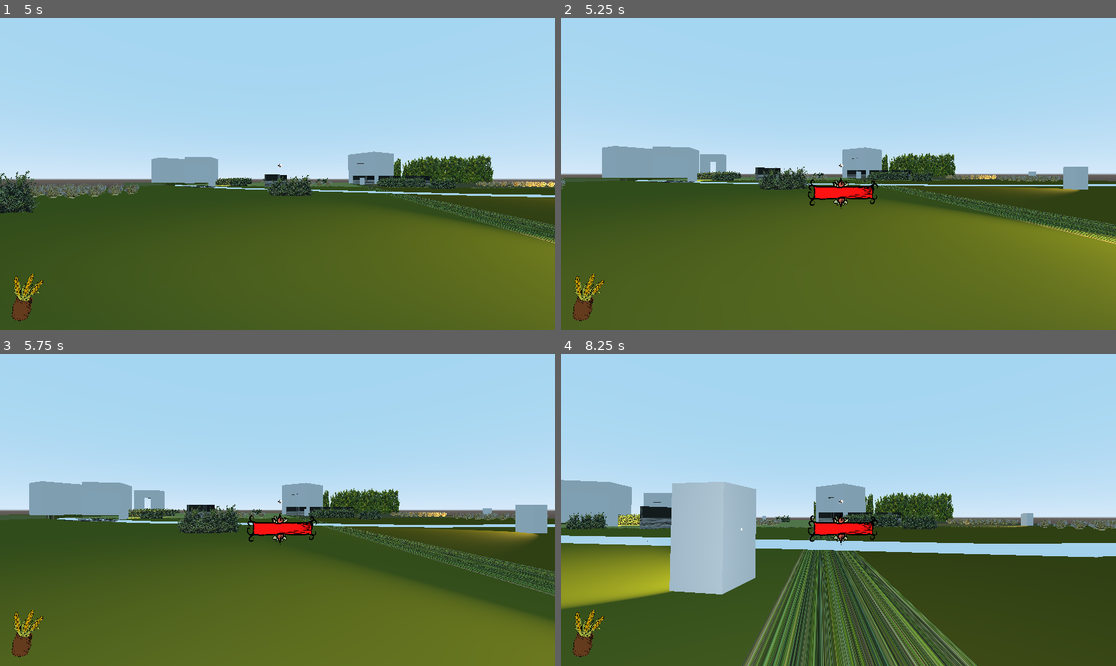
Above: before the commit, frames 1-4 (two rows, left to right).
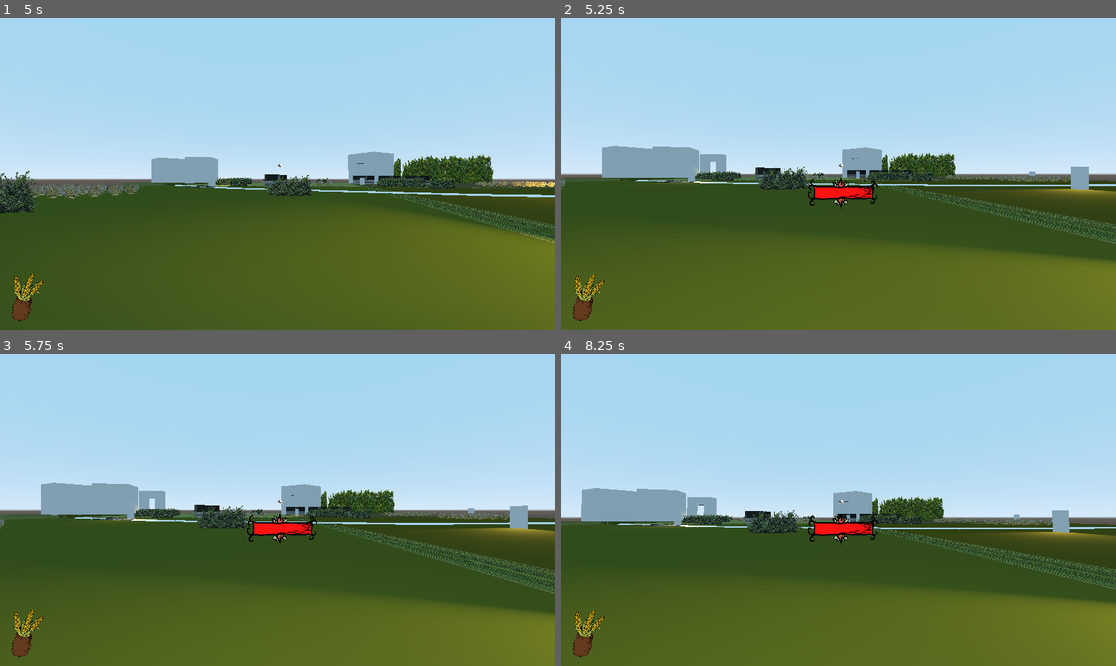
Above: after the commit, the same moments.

Repository: archiebh/RealLudumDareSerfs
Game: Godot game, scene res://Scenes/Level1.tscn
Same seed, same stepped clock (60 frames per second), same inputs: the game is played once before the commit and once after it. This scene is started directly instead of the project's main scene.
Inputs (mouse positions are in pixels of both pictures, inside the frame that each line leads up to):
- Up to frame 1 (5 s): move the mouse to (305, 174) at 0.52 s; hold W (forward) from 0.53 s (still down); tap Shift (crouch) at 0.6, 2.1, 3.6 s; tap Space (jump) at 0.77, 1.52, 3.02, 3.77, 4.52 s; move the mouse to (249, 174) at 1.27 s; right-click (249, 174) at 1.35 s; move the mouse to (288, 167) at 2.02 s; move the mouse to (271, 180) at 2.77 s; right-click (271, 180) at 2.85 s; move the mouse to (316, 177) at 3.52 s; move the mouse to (233, 170) at 4.27 s; right-click (233, 170) at 4.35 s
- Up to frame 2 (5.25 s): keep holding W (forward); move the mouse to (844, 174) at 5.02 s; tap Shift (crouch) at 5.1 s
- Up to frame 3 (5.75 s): keep holding W (forward)
- Up to frame 4 (8.25 s): move the mouse to (816, 503) at 5.77 s; release W (forward) at 5.78 s; hold D (right) 5.78-6.53 s; right-click (816, 503) at 5.85 s; tap Space (jump) at 6.02, 6.77, 7.52 s; move the mouse to (866, 510) at 6.52 s; hold W (forward) from 6.53 s (still down); tap Shift (crouch) at 6.6, 8.1 s; move the mouse to (810, 510) at 7.27 s; right-click (810, 510) at 7.35 s; move the mouse to (849, 503) at 8.02 s

Frame 1 is identical in both runs. In frame 2, 7.1% of the frame differs, in the area x 18-100%, y 47-80%; in frame 3, 8.0%; in frame 4, 32%, in the area x 0-100%, y 40-100%.

Commit message:
look at you

Diff:
--- a/3dCC.gd
+++ b/3dCC.gd
@@ -61,6 +61,9 @@
 var crouch_floor = false #true if started crouching on the floor
 var input_dir = Vector3(0, 0, 0)
 func _process_input(delta):
+	if global.spotted == true:
+		move_speed = 0
+		global.catch_pos = global_translation
 	# Toggle mouse capture
 	if bushcount > 0 and crouching == true:
 		global.hidden = true
--- a/Scenes/Level1.tscn
+++ b/Scenes/Level1.tscn
@@ -66,6 +66,9 @@
 [sub_resource type="BoxShape" id=16]
 extents = Vector3( 10, 10, 4 )
 
+[sub_resource type="PlaneMesh" id=17]
+size = Vector2( 150, 10 )
+
 [node name="Spatial" type="Spatial"]
 
 [node name="CSGBox" type="CSGBox" parent="."]
@@ -1385,7 +1388,96 @@
 script = ExtResource( 8 )
 
 [node name="CollisionShape" type="CollisionShape" parent="ENDZONE"]
-transform = Transform( 1, 0, 0, 0, 1, 0, 0, 0, 1, 0, 3, -84 )
+transform = Transform( 1, 0, 0, 0, 1, 0, 0, 0, 1, 0, 3, -82 )
 shape = SubResource( 16 )
 
+[node name="World Border" type="Spatial" parent="."]
+
+[node name="CSGMesh" type="CSGMesh" parent="World Border"]
+transform = Transform( 1, 0, 0, 0, -4.37114e-08, -1, 0, 1, -4.37114e-08, -100, 4, -40 )
+visible = false
+use_collision = true
+mesh = SubResource( 17 )
+
+[node name="CSGMesh2" type="CSGMesh" parent="World Border"]
+transform = Transform( -4.37114e-08, -1, 4.37114e-08, 0, -4.37114e-08, -1, 1, -4.37114e-08, 1.91069e-15, -125, 4, 2 )
+visible = false
+use_collision = true
+mesh = SubResource( 17 )
+
+[node name="CSGMesh3" type="CSGMesh" parent="World Border"]
+transform = Transform( 1, 0, 0, 0, -4.37114e-08, -1, 0, 1, -4.37114e-08, -50, 4, 50 )
+visible = false
+use_collision = true
+mesh = SubResource( 17 )
+
+[node name="CSGMesh4" type="CSGMesh" parent="World Border"]
+transform = Transform( -4.37114e-08, -1, 4.37114e-08, 0, -4.37114e-08, -1, 1, -4.37114e-08, 1.91069e-15, 25, 4, -27 )
+visible = false
+use_collision = true
+mesh = SubResource( 17 )
+
+[node name="CSGMesh5" type="CSGMesh" parent="World Border"]
+transform = Transform( 1, 0, 0, 0, -4.37114e-08, -1, 0, 1, -4.37114e-08, -12, 4, -80 )
+visible = false
+use_collision = true
+mesh = SubResource( 17 )
+
+[node name="CSGMesh6" type="CSGMesh" parent="World Border"]
+transform = Transform( -4.37114e-08, -1, 4.37114e-08, 0, -4.37114e-08, -1, 1, -4.37114e-08, 1.91069e-15, -25, 4, -115 )
+visible = false
+use_collision = true
+mesh = SubResource( 17 )
+
+[node name="RiverBorder" type="Spatial" parent="World Border"]
+transform = Transform( 1, 0, 0, 0, 1.8, 0, 0, 0, 1, 0, 0, 0 )
+
+[node name="CSGCylinder" type="CSGCylinder" parent="World Border/RiverBorder"]
+transform = Transform( 0.866025, -0.5, 2.18557e-08, 0, -4.37114e-08, -1, 0.5, 0.866025, -3.78552e-08, -49.8019, 0, -36 )
+visible = false
+use_collision = true
+radius = 1.8
+height = 15.0
+sides = 10
+
+[node name="CSGCylinder2" type="CSGCylinder" parent="World Border/RiverBorder"]
+transform = Transform( 0.866025, -0.5, 2.18557e-08, 0, -4.37114e-08, -1, 0.5, 0.866025, -3.78552e-08, -59.9991, 0, -18 )
+visible = false
+use_collision = true
+radius = 1.8
+height = 9.0
+sides = 10
+
+[node name="CSGCylinder3" type="CSGCylinder" parent="World Border/RiverBorder"]
+transform = Transform( 0.965926, -0.258819, 1.13133e-08, 0, -4.37114e-08, -1, 0.258819, 0.965926, -4.2222e-08, -64.2103, 0, -7 )
+visible = false
+use_collision = true
+radius = 1.8
+height = 15.0
+sides = 10
+
+[node name="CSGCylinder4" type="CSGCylinder" parent="World Border/RiverBorder"]
+transform = Transform( 0.965926, -0.258819, 1.13133e-08, 0, -4.37114e-08, -1, 0.258819, 0.965926, -4.2222e-08, -68.013, 0, 7.42224 )
+visible = false
+use_collision = true
+radius = 1.8
+height = 15.0
+sides = 10
+
+[node name="CSGCylinder5" type="CSGCylinder" parent="World Border/RiverBorder"]
+transform = Transform( 1, 0, 0, 0, -4.37114e-08, -1, 0, 1, -4.37114e-08, -69.8158, 0, 29.1403 )
+visible = false
+use_collision = true
+radius = 1.8
+height = 30.0
+sides = 10
+
+[node name="CSGCylinder6" type="CSGCylinder" parent="World Border/RiverBorder"]
+transform = Transform( 0.707107, -0.707107, 3.09086e-08, 0, -4.37114e-08, -1, 0.707107, 0.707107, -3.09086e-08, -74.3581, 0, 48.4222 )
+visible = false
+use_collision = true
+radius = 1.8
+height = 15.0
+sides = 10
+
 [connection signal="area_entered" from="ENDZONE" to="ENDZONE" method="_on_ENDZONE_area_entered"]
--- a/Scripts/guardmove.gd
+++ b/Scripts/guardmove.gd
@@ -31,6 +31,10 @@
 
 # Called every frame. 'delta' is the elapsed time since the previous frame.
 func _process(delta):
+	if global.spotted == true:
+		look_at(global.catch_pos, Vector3.UP)
+		rotation.y += deg2rad(180)
+		return;
 	if (follownode.unit_offset >= stops[c] and c != 0) or (follownode.unit_offset >= stops[c] and c == 0 and follownode.unit_offset < stops[-1]):
 		timer += delta
 		if timer >= times[c]:
--- a/Scripts/towerguardmove.gd
+++ b/Scripts/towerguardmove.gd
@@ -26,6 +26,10 @@
 
 # Called every frame. 'delta' is the elapsed time since the previous frame.
 func _process(delta):
+	if global.spotted == true:
+		global_translation.x = global.catch_pos.x
+		global_translation.z = global.catch_pos.z
+		return;
 	if (follownode.unit_offset >= stops[c] and c != 0) or (follownode.unit_offset >= stops[c] and c == 0 and follownode.unit_offset < stops[-1]):
 		timer += delta
 		if timer >= times[c]:
--- a/Visible HUD.gd
+++ b/Visible HUD.gd
@@ -10,6 +10,8 @@
 onready var meter = $Meter
 # Called when the node enters the scene tree for the first time.
 func _process(delta):
+	if global.spotted == true:
+		global.bar = 1
 	if global.bar >= 0:
 		if rect.rect_size.x <= 200:
 			meter.visible = true
--- a/global.gd
+++ b/global.gd
@@ -5,6 +5,7 @@
 var bushcount = 0
 var spotted = false
 var playerhead = Vector3()
+var catch_pos = Vector3()
 var wheat = 0
 var bar = 0
 var seenby = 0
Not shown: 1 places in Scenes/Level1.tscn that only renumber resources
